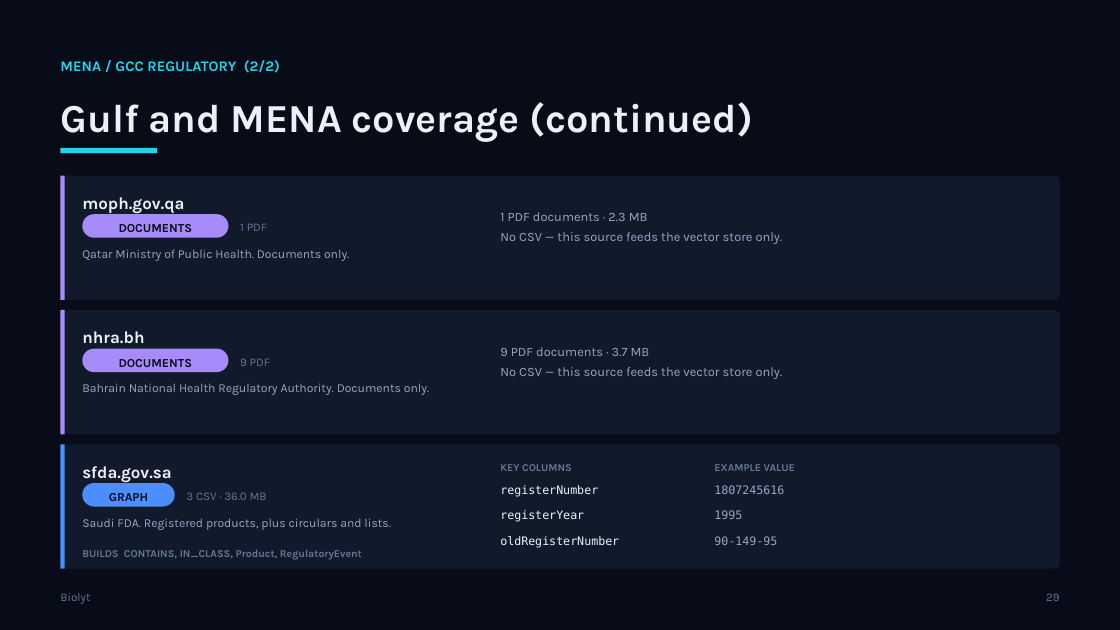
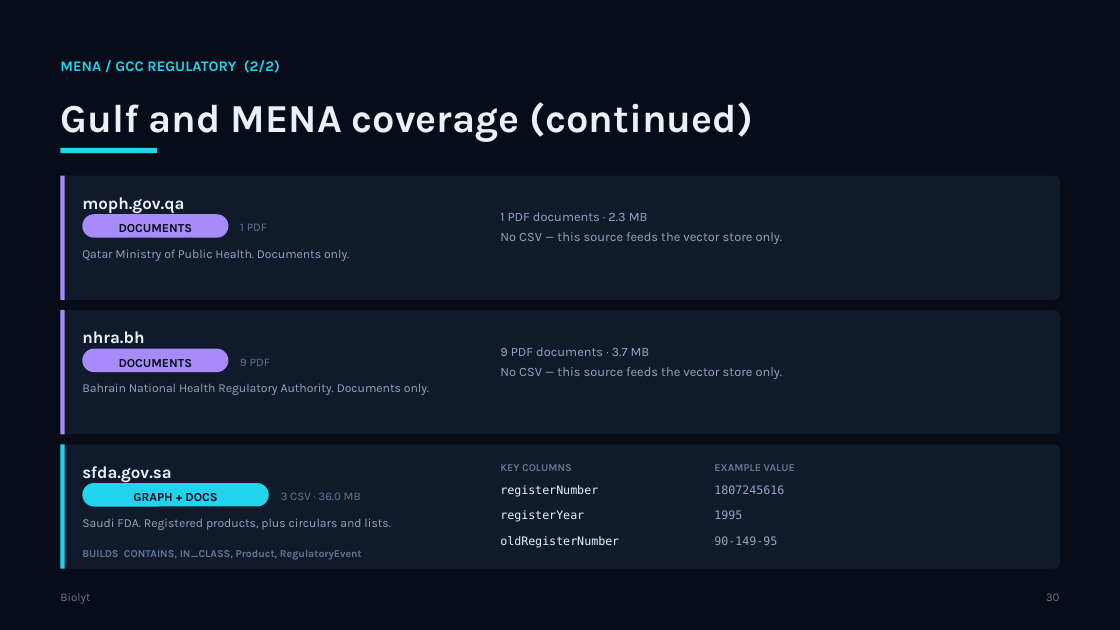
Before and after one commit to helmibiolyt/fullPipeline, a slide deck: slide 30 of presentation/Biolyt_Platform.pptx (slide 29 before the commit). Drawn at 1120x630 pixels with LibreOffice and Linux fonts; fonts in the diff are those of the drawing. Boxes give left, top, right and bottom in pixels: in the first picture for what was removed or moved away, otherwise in the second. Text is boxed around its words. In the diff, an @@ line names an element or a change of style, - is before the commit and + after.

```diff
--- a/presentation/Biolyt_Platform.pptx
+++ b/presentation/Biolyt_Platform.pptx
@@ rectangle at (60, 444, 65, 569): fill #4C8DFF to #22D3EE @@
@@ rounded rectangle at (82, 483, 269, 507): fill #4C8DFF to #22D3EE @@
@@ rounded rectangle: place and size @@
-rounded rectangle at (82, 483, 175, 507)
+rounded rectangle at (82, 483, 269, 507)
@@ text at (133, 493, 217, 501): text changed @@
-GRAPH
+GRAPH + DOCS
@@ text "3 CSV · 36.0 MB": place and size @@
-text "3 CSV · 36.0 MB" at (186, 492, 267, 500)
+text "3 CSV · 36.0 MB" at (281, 492, 361, 500)
@@ text at (1046, 593, 1060, 601): text changed @@
-29
+30
```
Also in this commit, not shown: 48 other slides changed, 1 slide added, 9 other files.
